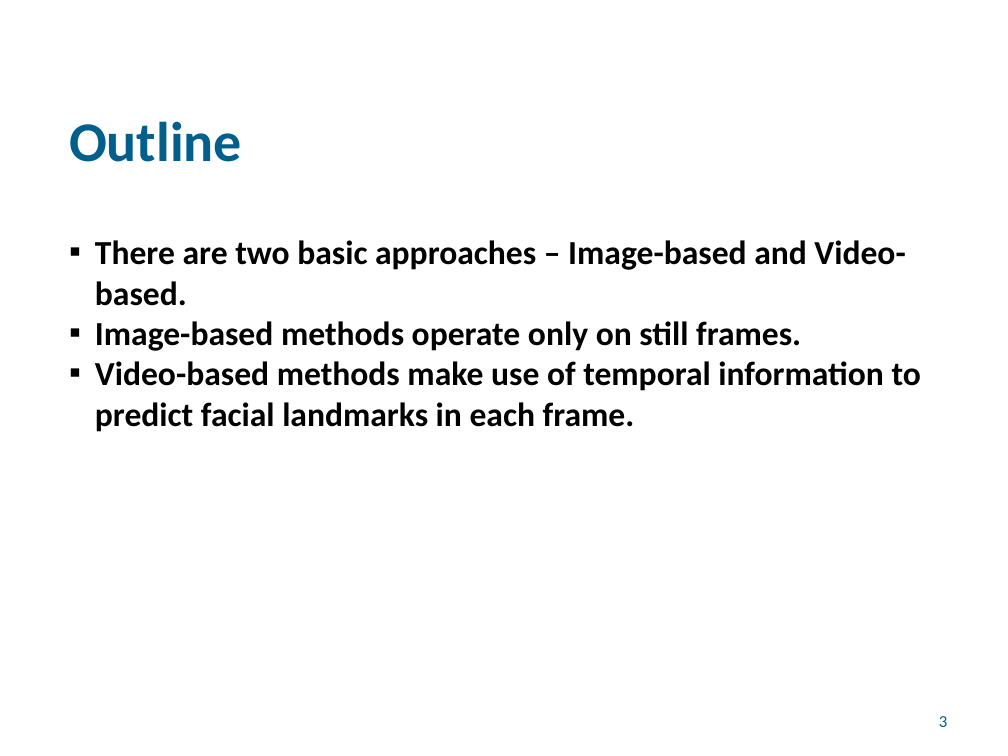
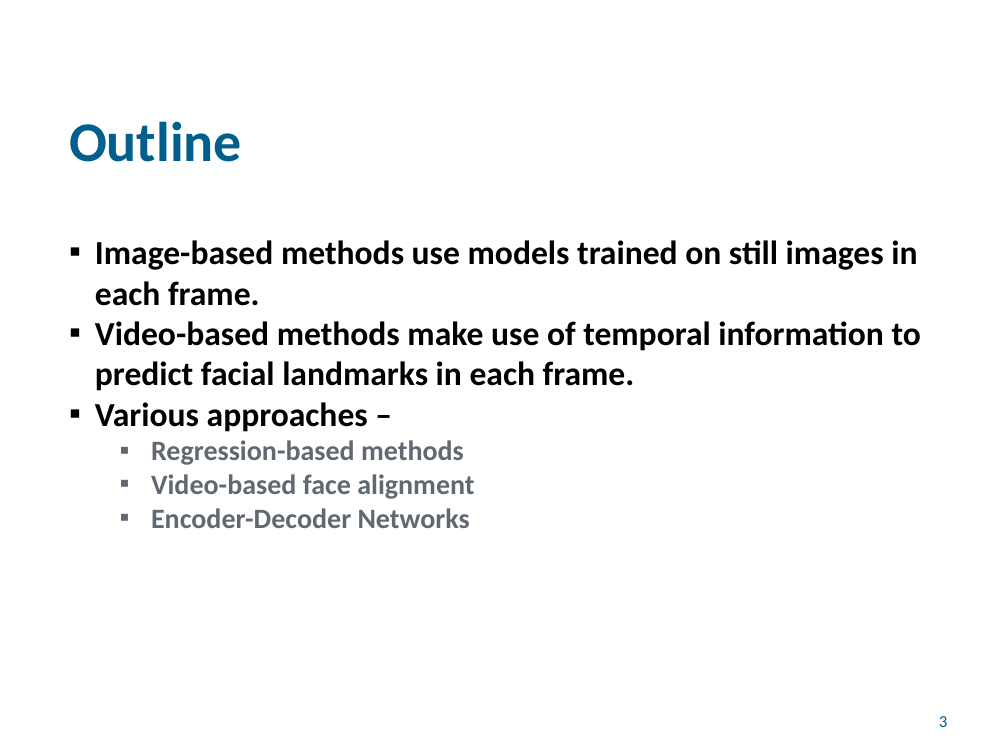
Before and after one commit to vinayb1012/2DIP_Seminar, a slide deck: slide 3 of Slides/my_slides.pptx. Drawn at 1008x756 pixels with LibreOffice and Linux fonts; fonts in the diff are those of the drawing; background and template pictures are left out. Boxes give left, top, right and bottom in pixels: in the first picture for what was removed or moved away, otherwise in the second. Text is boxed around its words. In the diff, an @@ line names an element or a change of style, - is before the commit and + after.

```diff
--- a/Slides/my_slides.pptx
+++ b/Slides/my_slides.pptx
@@ text at [95, 240, 917, 306]: text changed @@
-▪ There are two basic approaches – Image-based and Video-based.
-▪ Image-based methods operate only on still frames.
+▪ Image-based methods use models trained on still images in each frame.
@@ text at [95, 402, 474, 528]: paragraphs added @@
+▪ Various approaches –
+  ▪ Regression-based methods
+  ▪ Video-based face alignment
+  ▪ Encoder-Decoder Networks
```
Also in this commit, not shown: 4 other slides changed, 2 other files.
